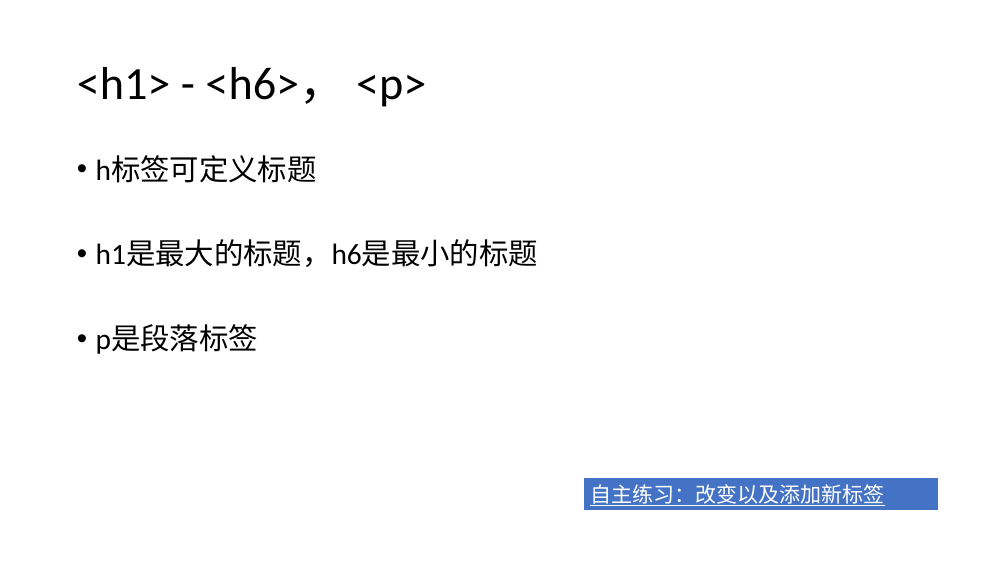
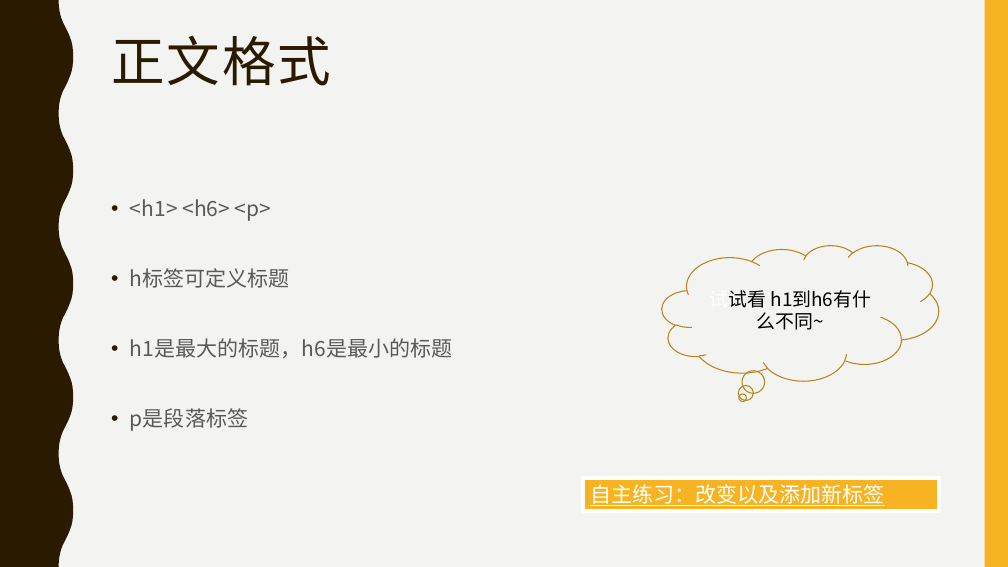
Before and after one commit to LAB-Remote/LAB-Remote.github.io, a slide deck: slide 7 of teaching/xiangyun/2/第二课_幻灯片.pptx. Drawn at 1008x567 pixels with LibreOffice and Linux fonts; fonts in the diff are those of the drawing. Boxes give left, top, right and bottom in pixels: in the first picture for what was removed or moved away, otherwise in the second. Text is boxed around its words. In the diff, an @@ line names an element or a change of style, - is before the commit and + after.

```diff
--- a/teaching/xiangyun/2/第二课_幻灯片.pptx
+++ b/teaching/xiangyun/2/第二课_幻灯片.pptx
@@ background #FFFFFF to #F3F3F2 @@
@@ freeform shape added at bbox=[0, 0, 73, 567], fill #2A1A00 @@
@@ rectangle added at bbox=[985, 0, 1008, 567], fill #F8B323 @@
@@ title "正文格式" at bbox=[111, 35, 331, 86]: vertical alignment middle to top @@
@@ title at bbox=[111, 35, 331, 86]: text changed; size 44 to 51 pt; font Calibri to Noto Sans CJK SC; text colour #000000 to #2A1A00 @@
-<h1> - <h6>， <p>
+正文格式
@@ text "<h1> <h6> <p>": place and size @@
-text "<h1> <h6> <p>" at bbox=[96, 155, 538, 354]
+text "<h1> <h6> <p>" at bbox=[130, 199, 452, 431]
@@ text at bbox=[130, 199, 271, 221]: paragraph added @@
+• <h1> <h6> <p>
@@ text at bbox=[130, 268, 452, 431]: size 28 to 20 pt, font Calibri to Noto Sans CJK SC, text colour #000000 to #595959 in "h标签可定义标题", "h1是最大的标题，h6是最小的标题", "p是段落标签"; line spacing 0.9 to 1.1; less space between paragraphs @@
@@ thought cloud added at bbox=[662, 245, 939, 380], outline #B7841A 1 pt, 18 pt, text #000000 @@
+试试看 h1到h6有什么不同~
@@ rectangle "自主练习：改变以及添加新标签" at bbox=[583, 478, 939, 511]: font Calibri to Noto Sans CJK SC; fill #4472C4 to #F8B323; outline #FFFFFF 1.5 pt to #FFFFFF 4 pt @@
```
Also in this commit, not shown: 8 other slides changed, 3 slides added, 4 slides removed.
